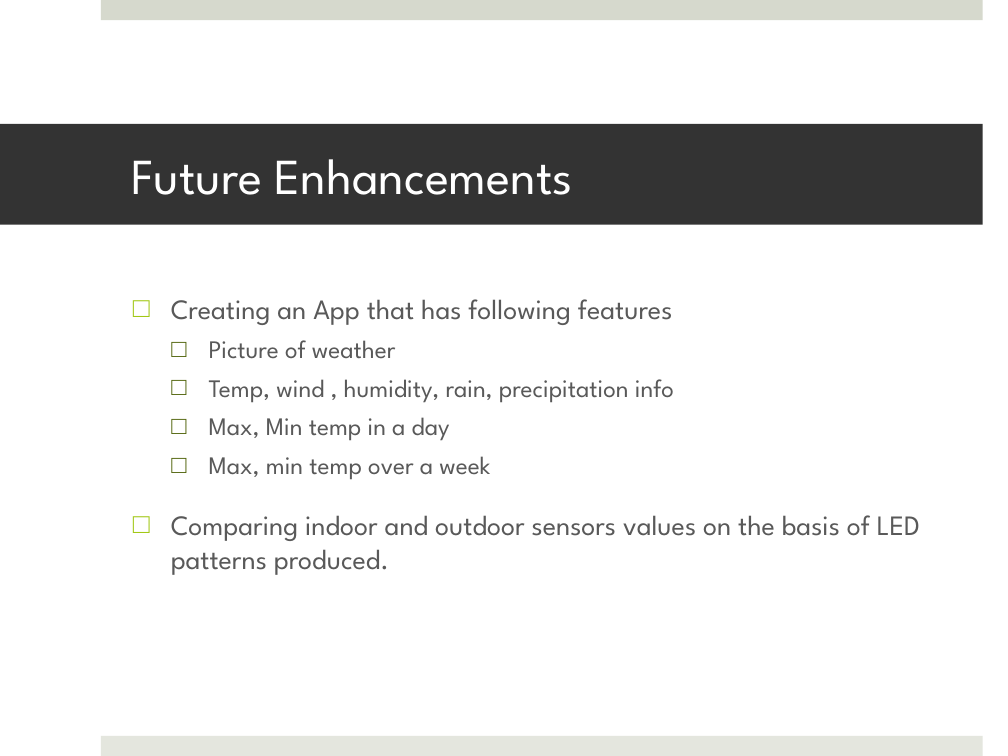
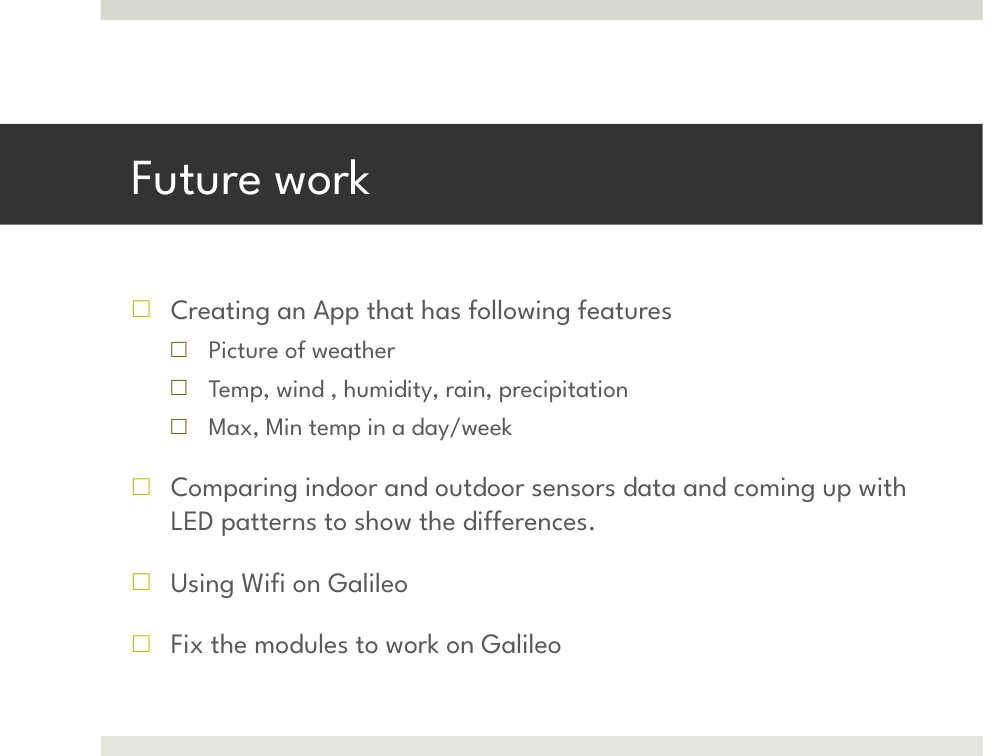
Before and after one commit to sasmita/QuantumLight, a slide deck: slide 15 of QL_Presentation1.pptx. Drawn at 1008x756 pixels with LibreOffice and Linux fonts; fonts in the diff are those of the drawing. Boxes give left, top, right and bottom in pixels: in the first picture for what was removed or moved away, otherwise in the second. Text is boxed around its words. In the diff, an @@ line names an element or a change of style, - is before the commit and + after.

Commit message:
making all the programs to work for sensor data

```diff
--- a/QL_Presentation1.pptx
+++ b/QL_Presentation1.pptx
@@ title at [131, 159, 372, 195]: text changed @@
-Future Enhancements
+Future work
@@ text at [171, 379, 907, 654]: text changed; size 18 to 20 pt @@
-  □ Temp, wind , humidity, rain, precipitation info
-  □ Max, Min temp in a day
-  □ Max, min temp over a week
-□ Comparing indoor and outdoor sensors values on the basis of LED patterns produced.
+  □ Temp, wind , humidity, rain, precipitation
+  □ Max, Min temp in a day/week
+□ Comparing indoor and outdoor sensors data and coming up with LED patterns to show the differences.
+□ Using Wifi on Galileo
+□ Fix the modules to work on Galileo
```
Also in this commit, not shown: 7 other slides changed, 2 slides added, 4 other files.
